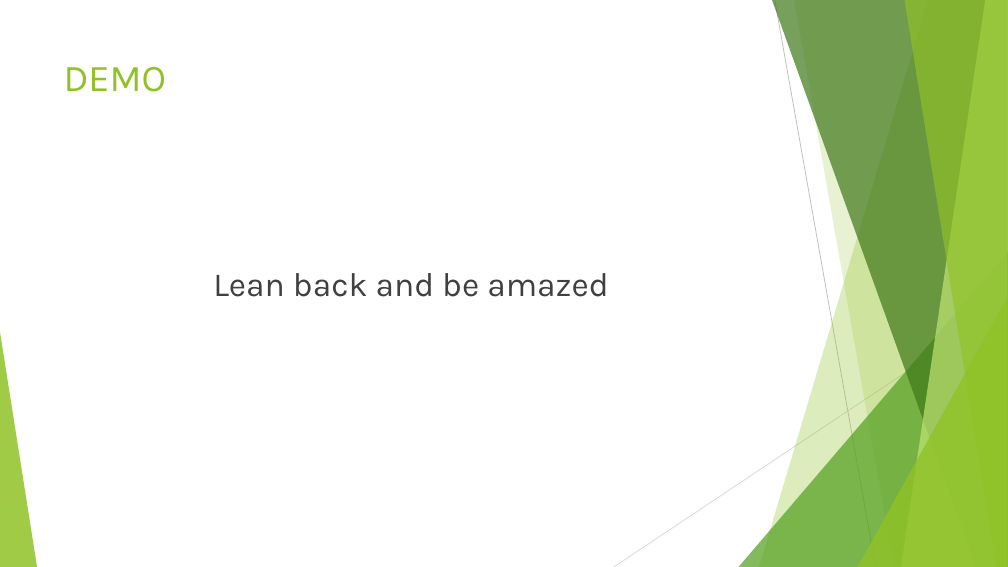
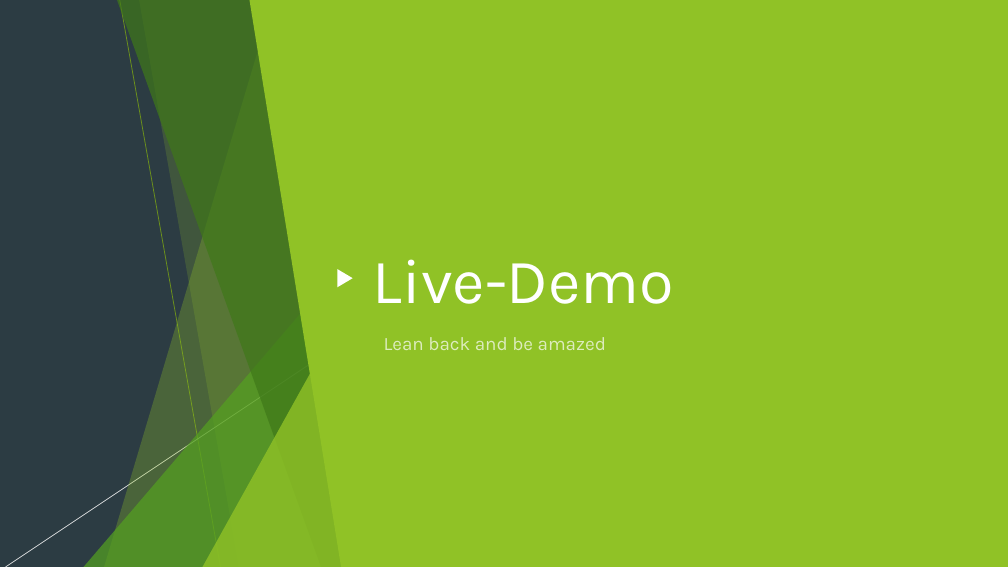
Before and after one commit to FHellmann/Uniatron, a slide deck: slide 4 of doc/Presentation/Uniatron-Presentation1207.pptx. Drawn at 1008x567 pixels with LibreOffice and Linux fonts; fonts in the diff are those of the drawing. Boxes give left, top, right and bottom in pixels: in the first picture for what was removed or moved away, otherwise in the second. Text is boxed around its words. In the diff, an @@ line names an element or a change of style, - is before the commit and + after.

```diff
--- a/doc/Presentation/Uniatron-Presentation1207.pptx
+++ b/doc/Presentation/Uniatron-Presentation1207.pptx
@@ background #FFFFFF to #2C3C43 @@
@@ group added at [0,0,1008,567]: 5 freeform shapes, 3 triangles, 2 lines @@
@@ rectangle added at [0,0,1008,567], fill #2C3C43 @@
@@ freeform shape added at [104,0,353,567], fill #90C226 at 30% opacity @@
@@ freeform shape added at [116,0,352,567], fill #3F7819 at 70% opacity @@
@@ line added from (119, 0) to (221, 567), #6C921D 0.75 pt @@
@@ freeform shape added at [139,0,353,567], fill #90C226 at 20% opacity @@
@@ freeform shape added at [250,0,1008,567], fill #90C226 @@
@@ line removed from (775, 0) to (876, 567) @@
@@ title "Live-Demo" at [373,259,674,304]: vertical alignment top to bottom @@
@@ triangle added at [83,252,352,567], fill #54A021 at 72% opacity @@
@@ triangle added at [337,269,352,287], fill #FFFFFF @@
@@ title at [373,259,674,304]: text changed; size 36 to 60 pt; text colour #90C226 to #FFFFFF @@
-DEMO
+Live-Demo
@@ triangle added at [203,297,353,567], fill #90C226 at 80% opacity @@
@@ line added from (399, 305) to (5, 567), #FFFFFF 0.75 pt @@
@@ text "Lean back and be amazed": place and size @@
-text "Lean back and be amazed" at [213,273,608,297]
+text "Lean back and be amazed" at [384,337,606,350]
@@ text "Lean back and be amazed" at [384,337,606,350]: size 32 to 18 pt, text colour #404040 to #FFFFFF at 70% opacity; alignment centre to left; vertical alignment middle to top @@
@@ line removed from (1008, 305) to (614, 567) @@
```
Also in this commit, not shown: 4 other slides changed.
